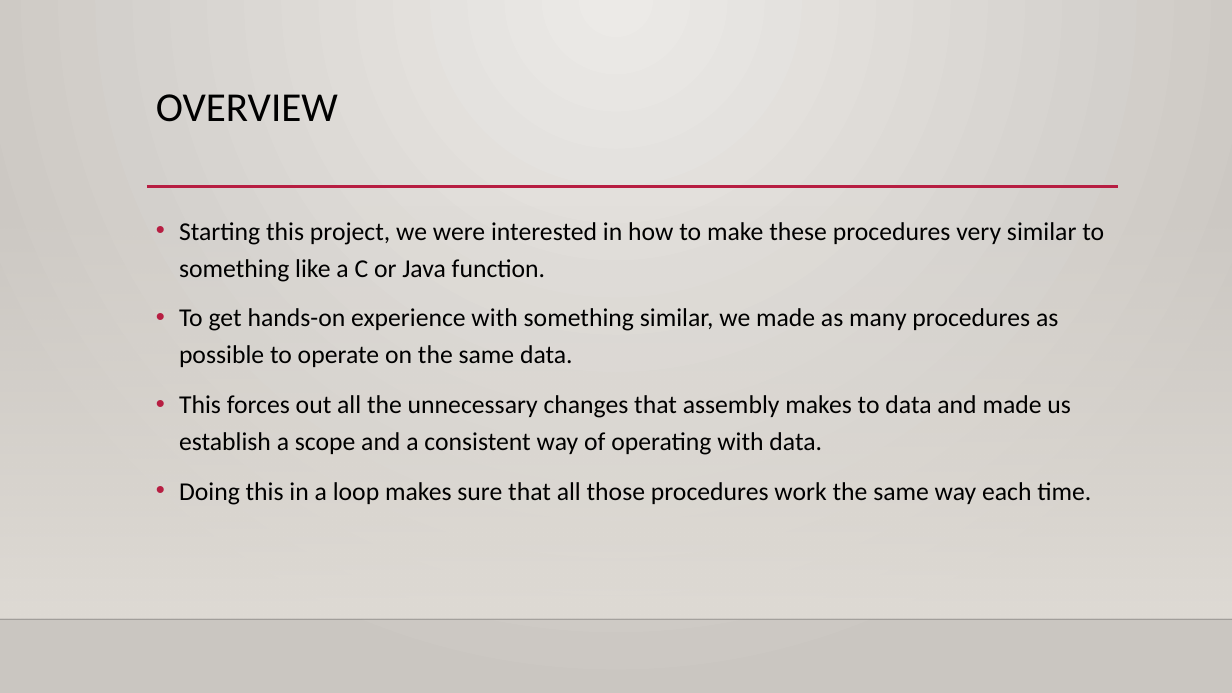
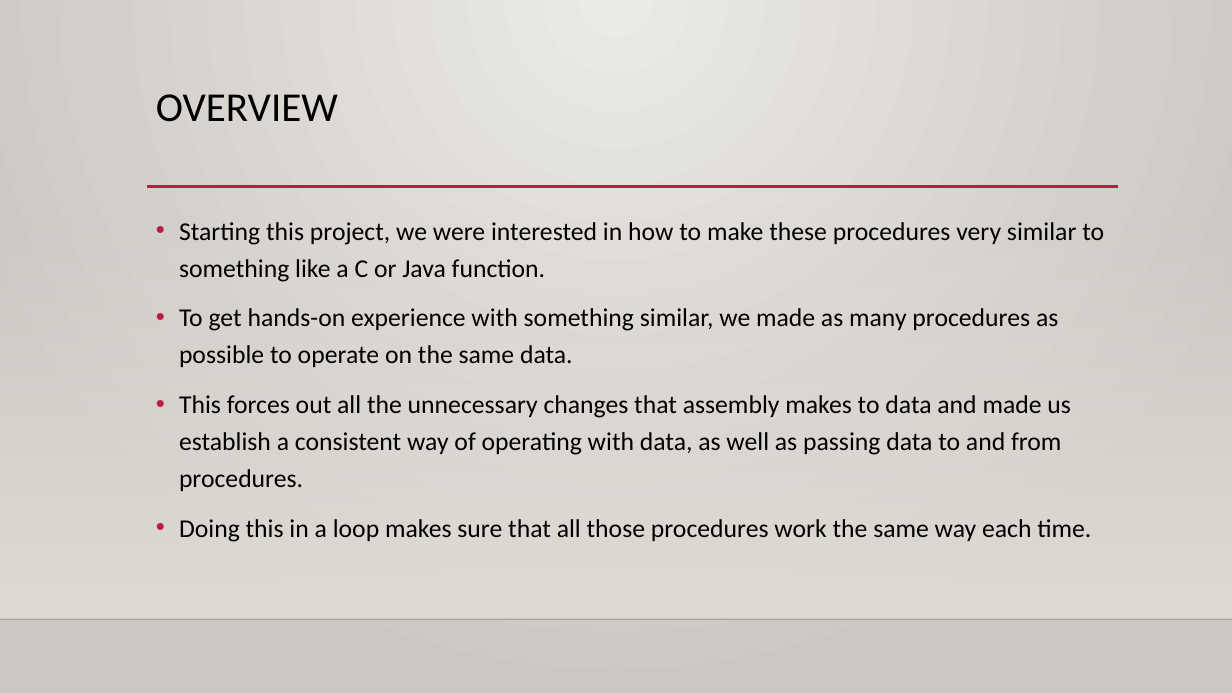
Before and after one commit to jarum3/Final, a slide deck: slide 2 of FinalPresentation.pptx. Drawn at 1232x693 pixels with LibreOffice and Linux fonts; fonts in the diff are those of the drawing; background and template pictures are left out. Boxes give left, top, right and bottom in pixels: in the first picture for what was removed or moved away, otherwise in the second. Text is boxed around its words. In the diff, an @@ line names an element or a change of style, - is before the commit and + after.

```diff
--- a/FinalPresentation.pptx
+++ b/FinalPresentation.pptx
@@ text at (x1=179, y1=395, x2=1071, y2=491): text changed @@
-• This forces out all the unnecessary changes that assembly makes to data and made us establish a scope and a consistent way of operating with data.
+• This forces out all the unnecessary changes that assembly makes to data and made us establish a consistent way of operating with data, as well as passing data to and from procedures.
```
Also in this commit, not shown: 3 other slides changed, 3 slides added.
